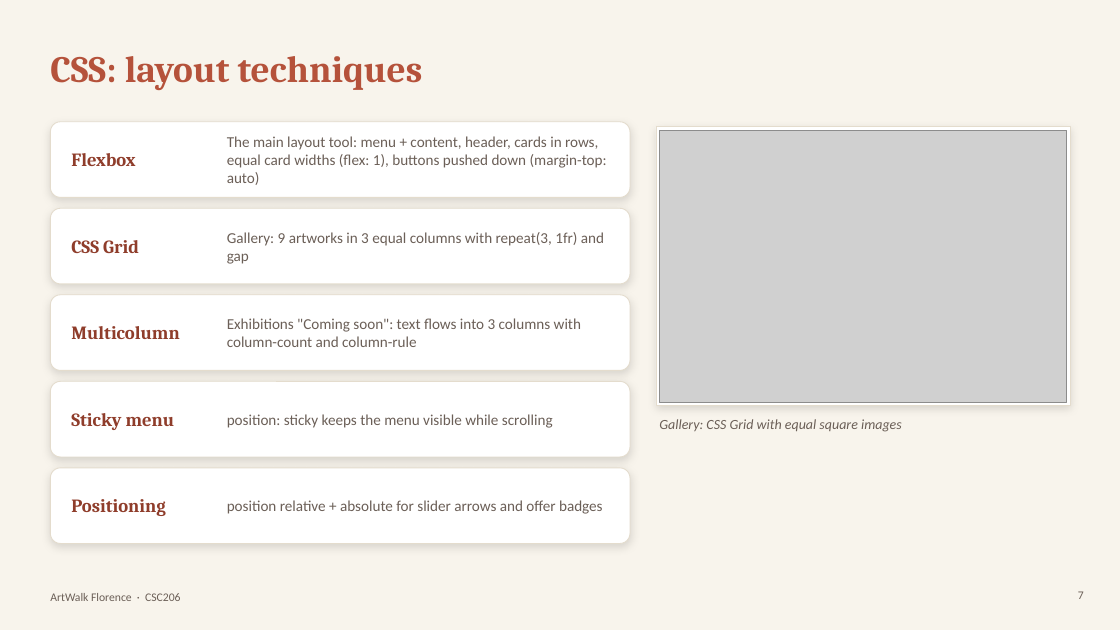
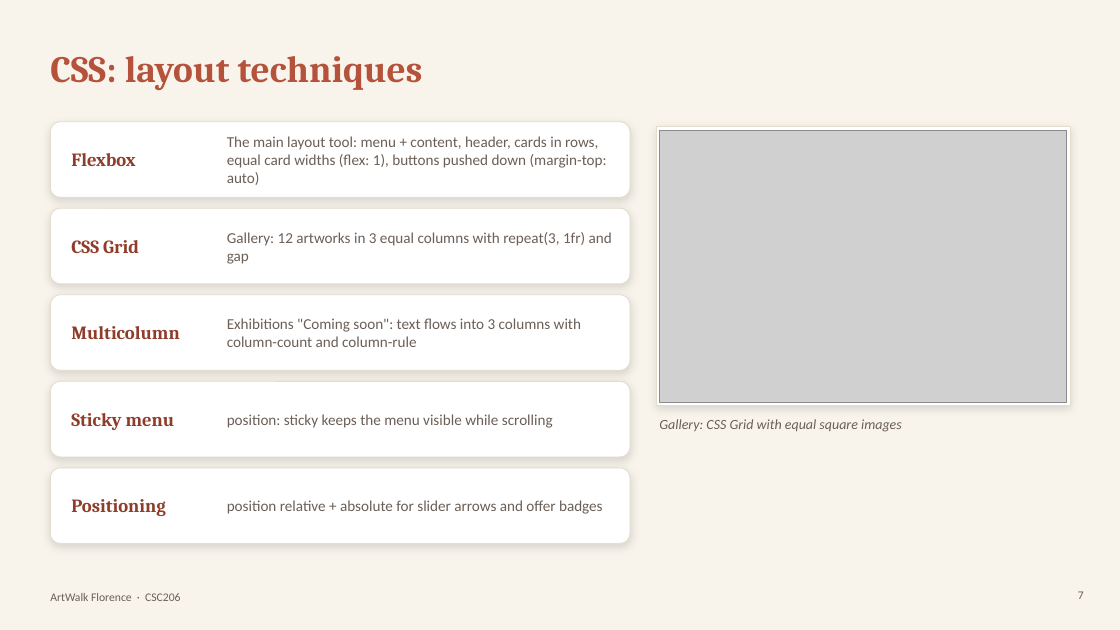
Before and after one commit to Kntouanoglou/Claude, a slide deck: slide 7 of artwalk-florence/presentation/ArtWalk-Florence-Presentation.pptx. Drawn at 1120x630 pixels with LibreOffice and Linux fonts; fonts in the diff are those of the drawing; grey boxes stand for pictures. Boxes give left, top, right and bottom in pixels: in the first picture for what was removed or moved away, otherwise in the second. Text is boxed around its words. In the diff, an @@ line names an element or a change of style, - is before the commit and + after.

```diff
--- a/artwalk-florence/presentation/ArtWalk-Florence-Presentation.pptx
+++ b/artwalk-florence/presentation/ArtWalk-Florence-Presentation.pptx
@@ text at [227,232,612,264]: text changed @@
-Gallery: 9 artworks in 3 equal columns with repeat(3, 1fr) and gap
+Gallery: 12 artworks in 3 equal columns with repeat(3, 1fr) and gap
```
Also in this commit, not shown: 10 other slides changed.
